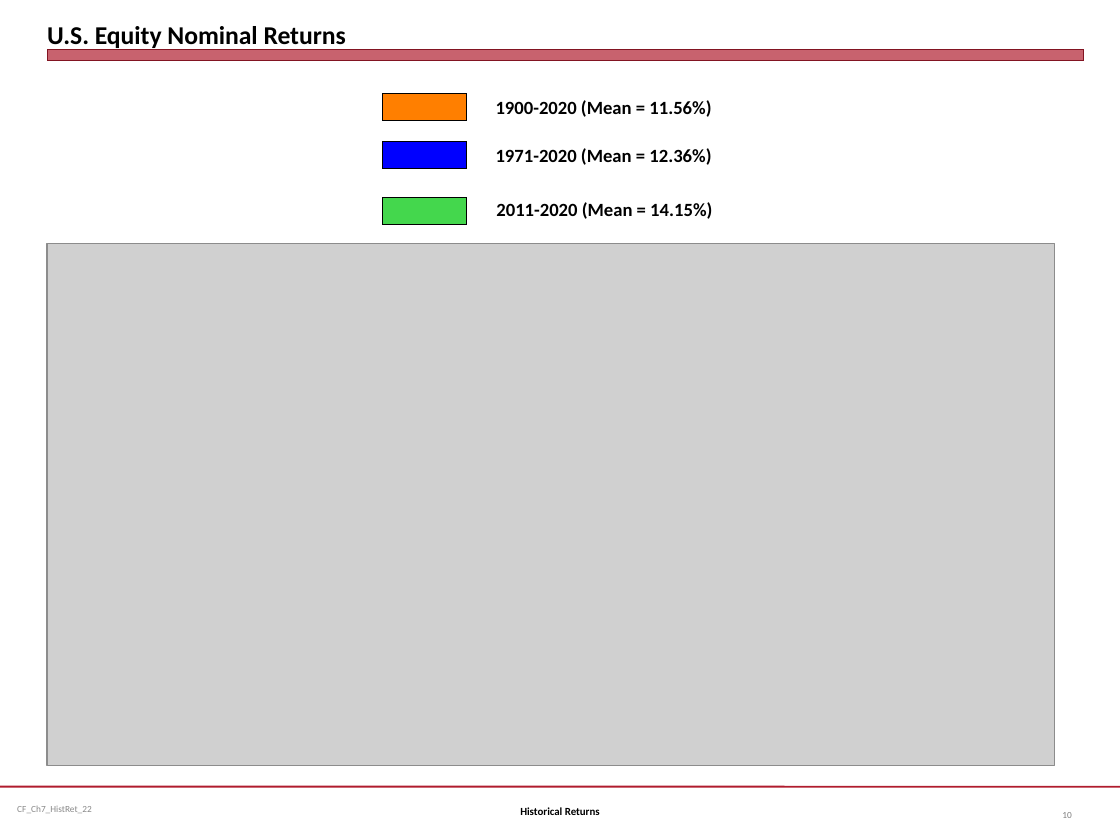
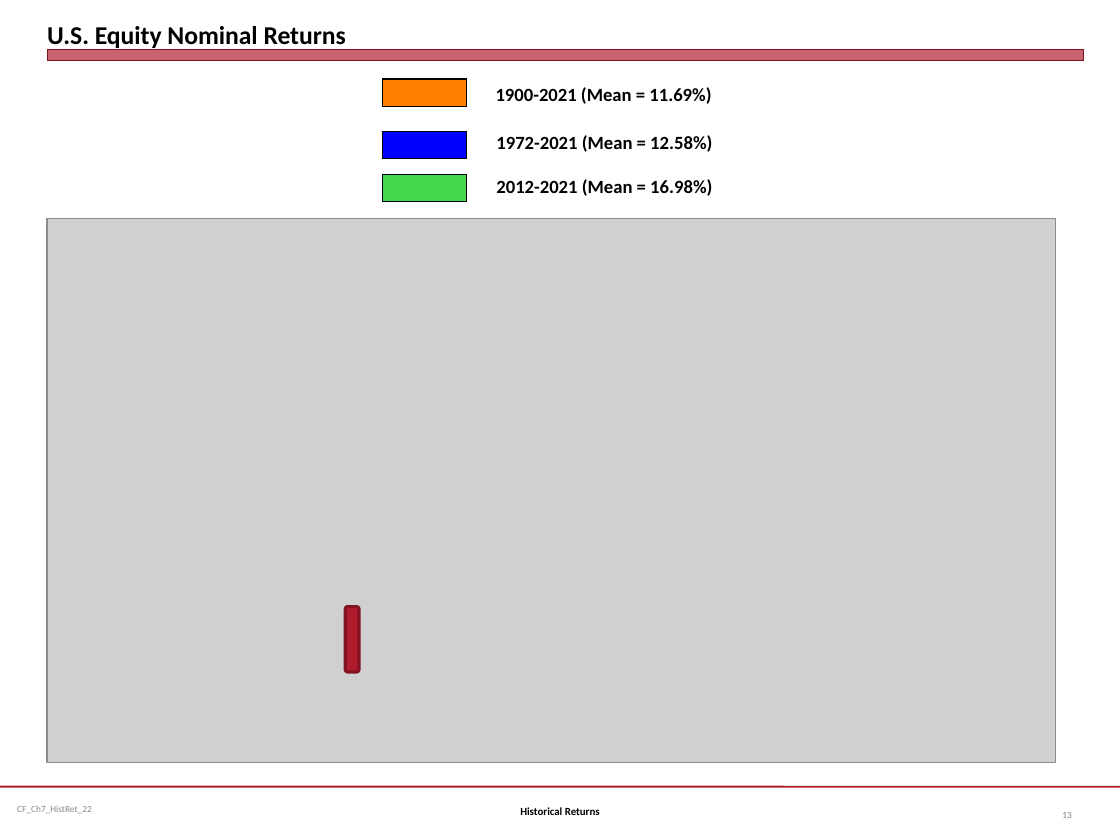
Before and after one commit to jmc877/Corporate-Finance, a slide deck: slide 13 of slides/CF_Ch7_HistRet_22.pptx (slide 10 before the commit). Drawn at 1120x840 pixels with LibreOffice and Linux fonts; fonts in the diff are those of the drawing; grey boxes stand for pictures. Boxes give left, top, right and bottom in pixels: in the first picture for what was removed or moved away, otherwise in the second. Text is boxed around its words. In the diff, an @@ line names an element or a change of style, - is before the commit and + after.

```diff
--- a/slides/CF_Ch7_HistRet_22.pptx
+++ b/slides/CF_Ch7_HistRet_22.pptx
@@ rectangle: place and size @@
-rectangle at [383,93,467,120]
+rectangle at [383,80,467,106]
@@ text at [496,87,711,104]: text changed @@
-1900-2020 (Mean = 11.56%)
+1900-2021 (Mean = 11.69%)
@@ rectangle: place and size @@
-rectangle at [383,141,467,168]
+rectangle at [383,131,467,158]
@@ text at [496,135,712,152]: text changed @@
-1971-2020 (Mean = 12.36%)
+1972-2021 (Mean = 12.58%)
@@ rectangle: place and size @@
-rectangle at [383,197,467,224]
+rectangle at [383,175,467,202]
@@ text at [496,179,712,196]: text changed @@
-2011-2020 (Mean = 14.15%)
+2012-2021 (Mean = 16.98%)
@@ picture: place and size @@
-picture at [47,243,1055,765]
+picture at [47,218,1055,762]
@@ rounded rectangle added at [345,607,358,672], fill #B01C2E, outline #821522 2 pt @@
```
Also in this commit, not shown: 10 other slides changed, 4 slides added, 9 other files.
